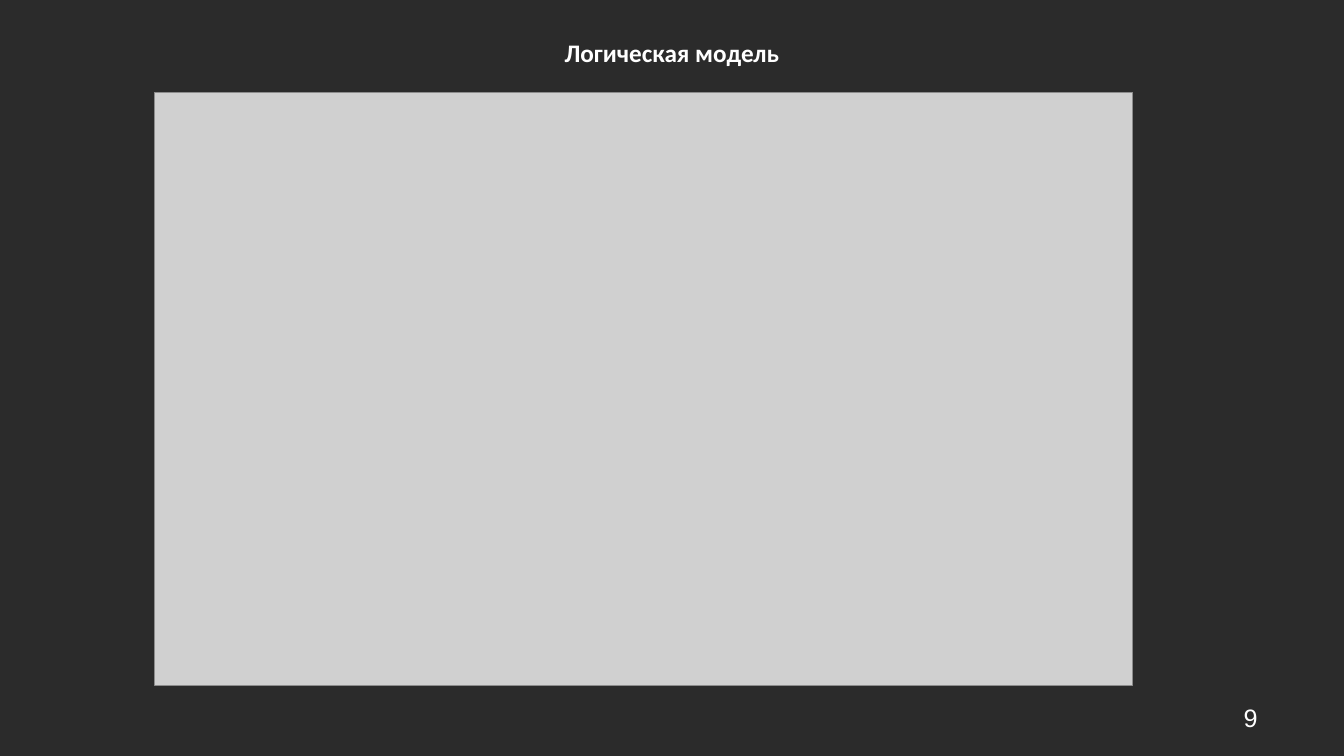
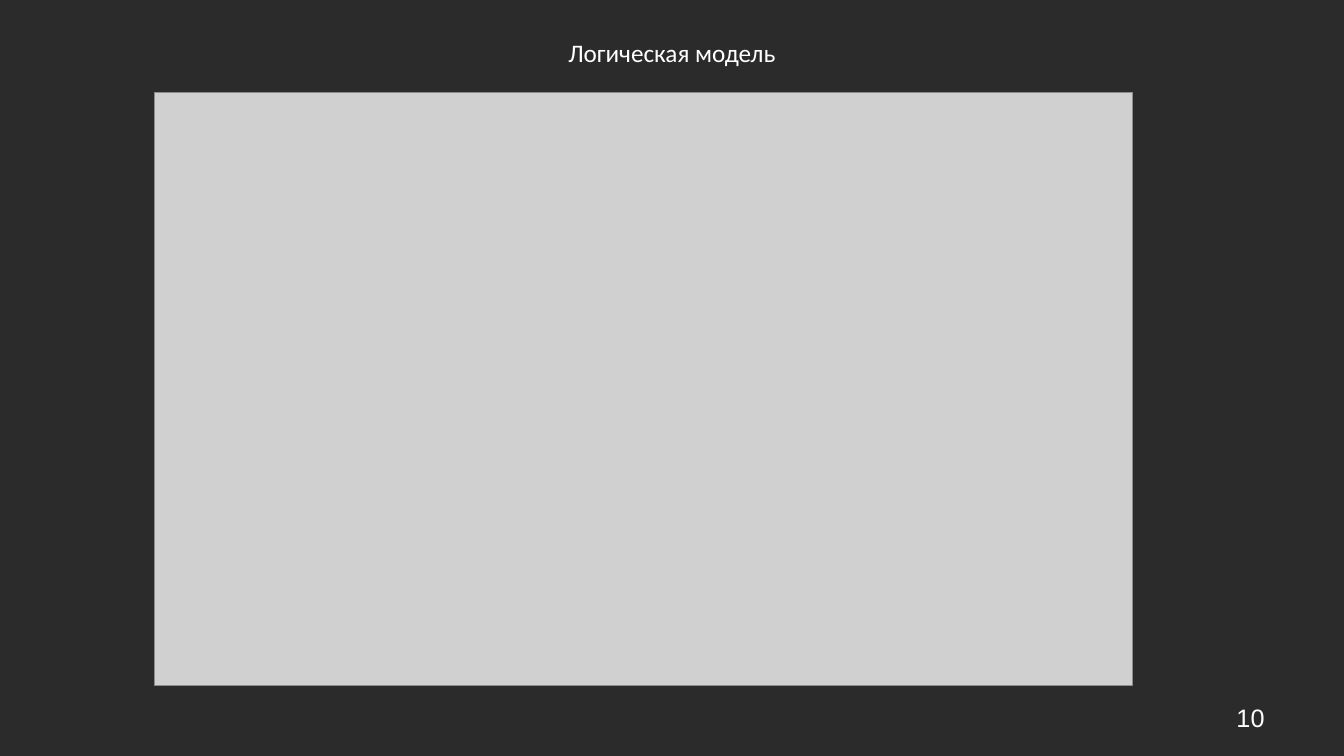
Before and after one commit to ShoulderJoint/db-coursework-autoservice, a slide deck: slide 10 of документация/Кондратьев БД И СУБД презентация.pptx (slide 9 before the commit). Drawn at 1344x756 pixels with LibreOffice and Linux fonts; fonts in the diff are those of the drawing; grey boxes stand for pictures; background and template pictures are left out; a plain dark background stands for a picture behind light text. Boxes give left, top, right and bottom in pixels: in the first picture for what was removed or moved away, otherwise in the second. Text is boxed around its words. In the diff, an @@ line names an element or a change of style, - is before the commit and + after.

```diff
--- a/документация/Кондратьев БД И СУБД презентация.pptx
+++ b/документация/Кондратьев БД И СУБД презентация.pptx
@@ text "Логическая модель" at (568,46,775,66): bold off @@
@@ page number at (1236,709,1264,728): text changed @@
-9
+10
```
Also in this commit, not shown: 9 other slides changed, 10 slides added, 5 other files.
